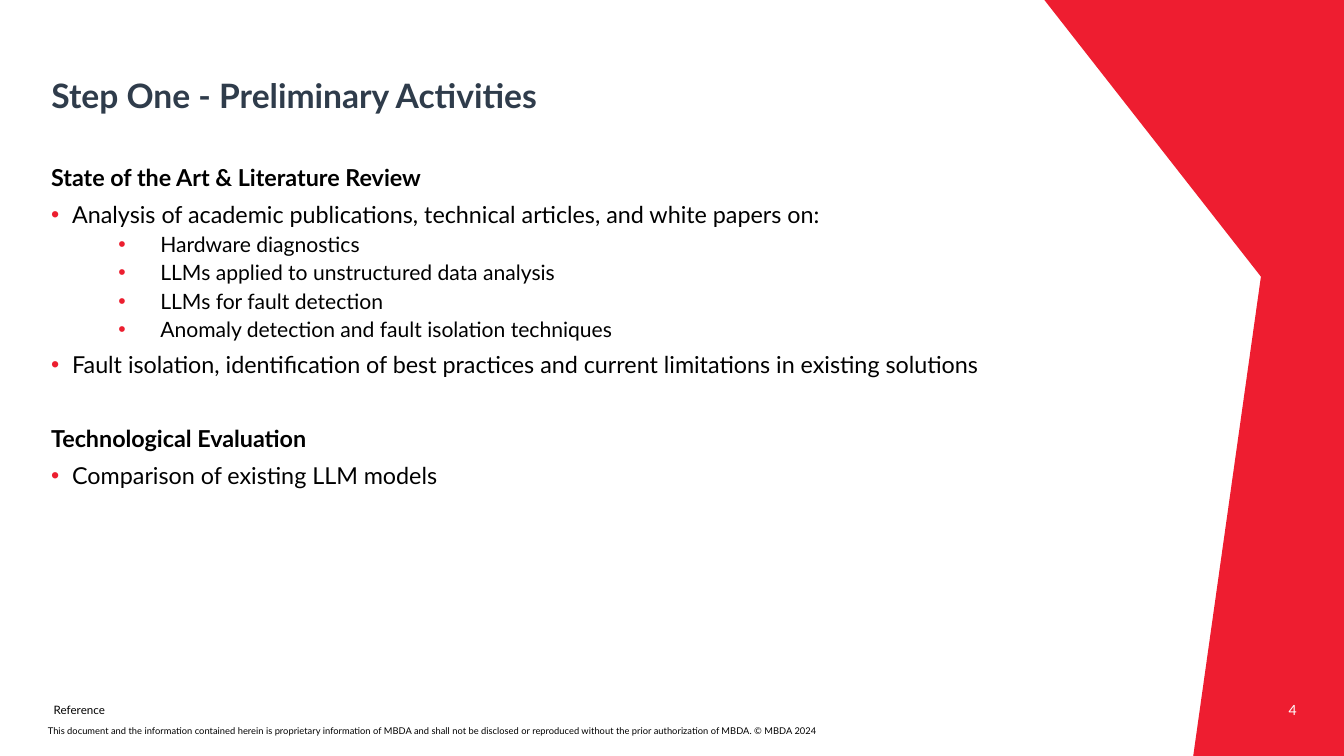
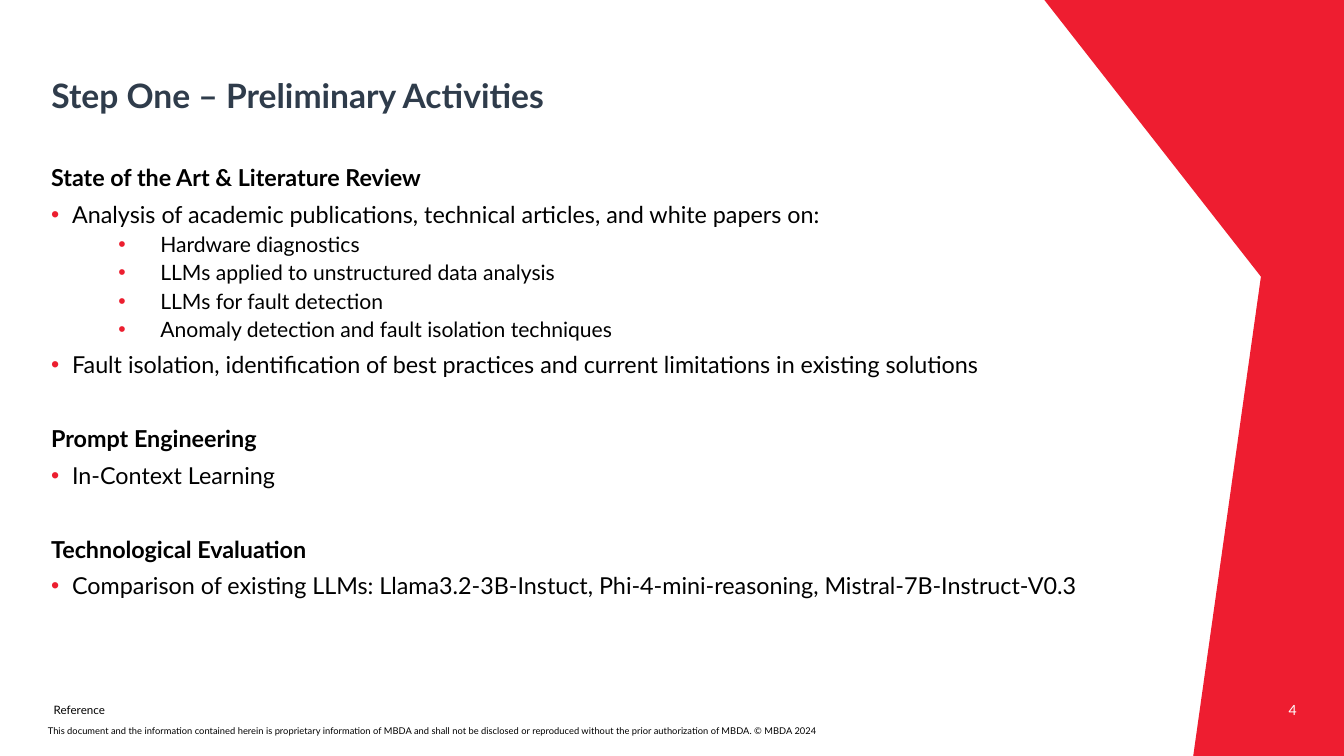
Before and after one commit to Mqtth3w/master-thesis-mbda-unipr, a slide deck: slide 4 of Presentation_Gianvenuti.pptx. Drawn at 1344x756 pixels with LibreOffice and Linux fonts; fonts in the diff are those of the drawing; background and template pictures are left out. Boxes give left, top, right and bottom in pixels: in the first picture for what was removed or moved away, otherwise in the second. Text is boxed around its words. In the diff, an @@ line names an element or a change of style, - is before the commit and + after.

```diff
--- a/Presentation_Gianvenuti.pptx
+++ b/Presentation_Gianvenuti.pptx
@@ title at (51, 83, 544, 114): text changed @@
-Step One - Preliminary Activities
+Step One – Preliminary Activities
@@ text at (51, 429, 275, 489): paragraphs added @@
+Prompt Engineering
+• In-Context Learning
@@ text at (72, 576, 1077, 599): text changed @@
-• Comparison of existing LLM models
+• Comparison of existing LLMs: Llama3.2-3B-Instuct, Phi-4-mini-reasoning, Mistral-7B-Instruct-V0.3
```
Also in this commit, not shown: 5 other slides changed, 7 slides added, 1 slide removed, 1 other file.
